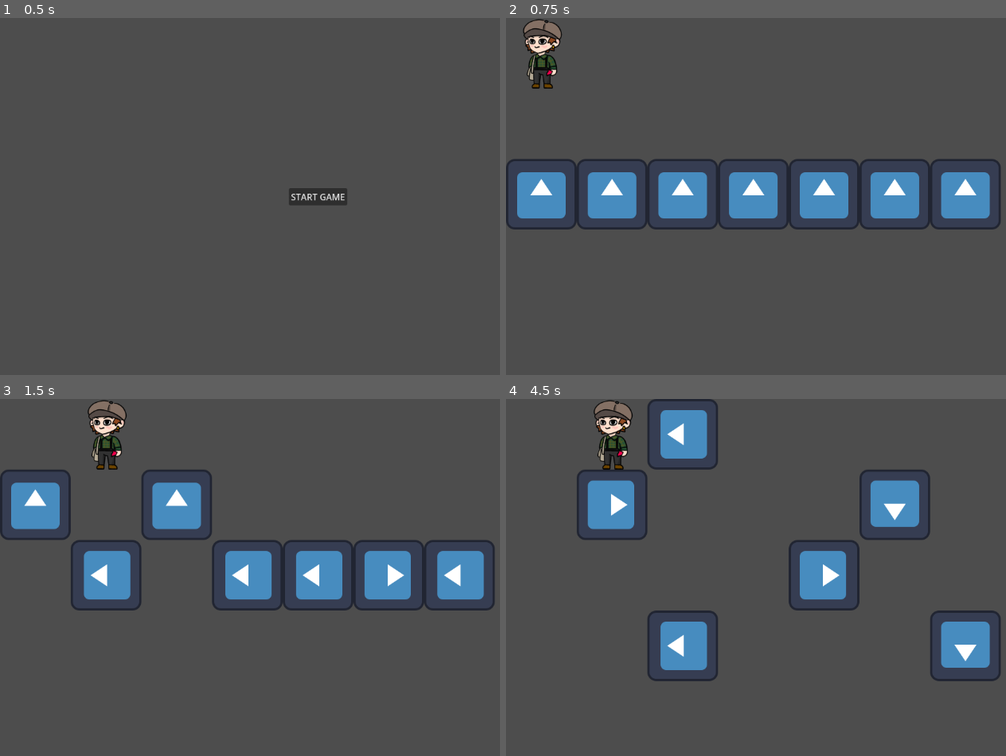
Above: before the commit, frames 1-4 (two rows, left to right).
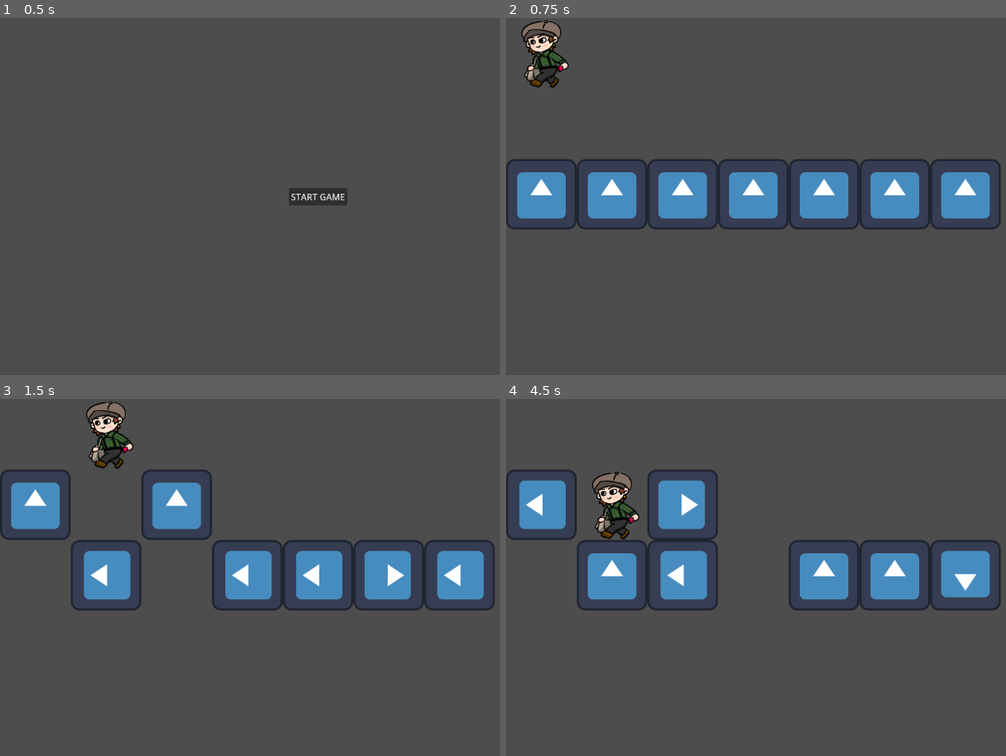
Above: after the commit, the same moments.

Repository: tmttm/2023NOVGAMEJAM
Game: Godot game, scene res://screen/start_scene.tscn
The game is run twice, just before and just after one commit, with the same random seed, the same clock (stepped at 60 frames per second) and the same inputs. The engine's default icon, where the game draws it, is replaced by a stand-in: a white triangle on a blue panel in a dark square.
Inputs:
- Up to frame 1 (0.5 s): no input
- Up to frame 2 (0.75 s): click "START GAME" at 0.5 s
- Up to frame 3 (1.5 s): tap Enter at 1.25 s; hold D (right) from 1.28 s (still down)
- Up to frame 4 (4.5 s): tap Space at 2, 3.5 s; release D (right) at 2.03 s; hold S (down) 2.03-2.78 s; tap Enter at 2.75, 4.25 s; hold D (right) 2.78-3.53 s; hold W (up) 3.53-4.28 s; hold A (left) from 4.28 s (still down)

Frame 1 is identical in both runs. In frame 2, 0.8% of the frame differs, in the area x 3-13%, y 0-20%; in frame 3, 0.8%; in frame 4, 19%, in the area x 0-99%, y 0-80%.

Commit message:
Implement infront recognition

Diff:
--- a/src/player/player.gd
+++ b/src/player/player.gd
@@ -1,35 +1,50 @@
 extends Sprite2D
 
 var is_turn = false;
+@onready var tile_map = $%PoliceManager
 
 func input_direction():
-	var dir = Vector2.ZERO
+	var dir = Vector2i.ZERO
 
 	if Input.is_action_just_pressed("up"):
-		dir = Vector2.UP
+		dir = Vector2i.UP
 	if Input.is_action_just_pressed("down"):
-		dir = Vector2.DOWN
+		dir = Vector2i.DOWN
 	if Input.is_action_just_pressed("left"):
-		dir = Vector2.LEFT
+		dir = Vector2i.LEFT
 	if Input.is_action_just_pressed("right"):
-		dir = Vector2.RIGHT
+		dir = Vector2i.RIGHT
 
 	return dir
 
 func player_turn():
 	var dir = input_direction()
-	if dir == Vector2.ZERO:
+	if dir == Vector2i.ZERO:
 		return
+	var cur_map_pos = get_map_position()
 
-	translate(dir * 128)
-	get_parent().emit_signal("next_state")
+	if not is_obstacle(cur_map_pos + dir):
+		translate(dir * 128)
+
+	_next_stage()
 
 func _process(delta):
 	if is_turn:
 		player_turn()
+
+func _next_stage():
+	get_parent().emit_signal("next_state")
+
 
 func _on_main_scene_onchange_state(state):
 	if state == Constant.STATE_PLAYER:
 		is_turn = true
 	else:
 		is_turn = false
+
+func get_map_position():
+	var map_pos = tile_map.local_to_map(self.position)
+	return map_pos
+
+func is_obstacle(pos: Vector2i):
+	return tile_map.is_occupied(pos)
--- a/src/police_officer/police_manager.gd
+++ b/src/police_officer/police_manager.gd
@@ -4,7 +4,7 @@
 
 const POLICE_LAYER = 0
 
-var player = null
+@onready var player = $%Player
 var polices = []
 
 var rng = RandomNumberGenerator.new()
@@ -30,11 +30,17 @@
 
 func recognize():
 	# TODO: is in light in player
+	for p in polices:
+		var player_pos = player.get_map_position()
+		var police_pos = p.get_front_pos(self)
+
+		if player_pos == police_pos:
+			_game_over()
+			break
 	_next_stage()
 
 func move_polices():
 	for p in polices:
-		# print(p)
 		var _max = 2 if not p.is_obstacle_in_front(self) else 1
 		var idx = rng.randi_range(0,_max)
 
@@ -62,5 +68,8 @@
 		polices.append(node)
 		tiles.append(local_to_map(node.position))
 
+func _game_over():
+	get_parent().emit_signal("gameend")
+
 func _next_stage():
 	get_parent().emit_signal("next_state")
--- a/src/screen/main_scene.gd
+++ b/src/screen/main_scene.gd
@@ -1,7 +1,8 @@
-extends Node2D
+extends Control
 
 signal onchange_state(state: int)
 signal next_state
+signal gameend
 
 var _state = Constant.STATE_INIT
 var game_end = false
@@ -43,3 +44,10 @@
 
 func _on_next_state():
 	_next_state()
+
+func _on_gameend():
+	game_end = true
+
+func _on_onchange_state(state):
+	if state == Constant.STATE_END:
+		pass
--- a/src/screen/main_scene.tscn
+++ b/src/screen/main_scene.tscn
@@ -1,10 +1,63 @@
-[gd_scene load_steps=8 format=3 uid="uid://b75ctomlqpu57"]
+[gd_scene load_steps=13 format=3 uid="uid://b75ctomlqpu57"]
 
 [ext_resource type="Script" path="res://screen/main_scene.gd" id="1_oyfnf"]
-[ext_resource type="Texture2D" uid="uid://bxe44wsmpcgkv" path="res://player/normalplayerfront.png" id="2_4ge32"]
 [ext_resource type="Script" path="res://player/player.gd" id="3_3e38x"]
 [ext_resource type="PackedScene" uid="uid://clwgcv0adx00p" path="res://police_officer/police_officer.tscn" id="3_6rrem"]
+[ext_resource type="Texture2D" uid="uid://kemq5qqf8oew" path="res://player/movingplayer.png" id="4_eoxko"]
+[ext_resource type="Texture2D" uid="uid://djtfr55ifv81o" path="res://player/normalplayerback.png" id="4_mga4e"]
 [ext_resource type="Script" path="res://police_officer/police_manager.gd" id="4_w02wh"]
+
+[sub_resource type="Animation" id="Animation_usqjc"]
+resource_name = "side"
+tracks/0/type = "value"
+tracks/0/imported = false
+tracks/0/enabled = true
+tracks/0/path = NodePath(".:texture")
+tracks/0/interp = 1
+tracks/0/loop_wrap = true
+tracks/0/keys = {
+"times": PackedFloat32Array(0),
+"transitions": PackedFloat32Array(1),
+"update": 1,
+"values": [ExtResource("4_mga4e")]
+}
+
+[sub_resource type="Animation" id="Animation_1ju2f"]
+resource_name = "back"
+tracks/0/type = "value"
+tracks/0/imported = false
+tracks/0/enabled = true
+tracks/0/path = NodePath(".:texture")
+tracks/0/interp = 1
+tracks/0/loop_wrap = true
+tracks/0/keys = {
+"times": PackedFloat32Array(0),
+"transitions": PackedFloat32Array(1),
+"update": 1,
+"values": [ExtResource("4_mga4e")]
+}
+
+[sub_resource type="Animation" id="Animation_2eqex"]
+resource_name = "walking"
+tracks/0/type = "value"
+tracks/0/imported = false
+tracks/0/enabled = true
+tracks/0/path = NodePath(".:texture")
+tracks/0/interp = 1
+tracks/0/loop_wrap = true
+tracks/0/keys = {
+"times": PackedFloat32Array(0),
+"transitions": PackedFloat32Array(1),
+"update": 1,
+"values": [ExtResource("4_eoxko")]
+}
+
+[sub_resource type="AnimationLibrary" id="AnimationLibrary_vmv6l"]
+_data = {
+"back": SubResource("Animation_1ju2f"),
+"side": SubResource("Animation_usqjc"),
+"walking": SubResource("Animation_2eqex")
+}
 
 [sub_resource type="TileSetScenesCollectionSource" id="TileSetScenesCollectionSource_ypjj2"]
 scenes/1/scene = ExtResource("3_6rrem")
@@ -13,22 +66,37 @@
 tile_size = Vector2i(128, 128)
 sources/1 = SubResource("TileSetScenesCollectionSource_ypjj2")
 
-[node name="MainScene" type="Node2D"]
+[node name="MainScene" type="Control"]
+layout_mode = 3
+anchors_preset = 15
+anchor_right = 1.0
+anchor_bottom = 1.0
+grow_horizontal = 2
+grow_vertical = 2
 script = ExtResource("1_oyfnf")
 
 [node name="Player" type="Sprite2D" parent="."]
+unique_name_in_owner = true
 position = Vector2(64, 64)
-texture = ExtResource("2_4ge32")
+texture = ExtResource("4_eoxko")
 script = ExtResource("3_3e38x")
 
+[node name="AnimationPlayer" type="AnimationPlayer" parent="Player"]
+libraries = {
+"": SubResource("AnimationLibrary_vmv6l")
+}
+
 [node name="PoliceManager" type="TileMap" parent="."]
+unique_name_in_owner = true
 tile_set = SubResource("TileSet_25srq")
 format = 2
 layer_0/name = "Police"
 layer_0/tile_data = PackedInt32Array(131072, 1, 65536, 131073, 1, 65536, 131074, 1, 65536, 131075, 1, 65536, 131076, 1, 65536, 131077, 1, 65536, 131078, 1, 65536)
 script = ExtResource("4_w02wh")
 
+[connection signal="gameend" from="." to="." method="_on_gameend"]
 [connection signal="next_state" from="." to="." method="_on_next_state"]
 [connection signal="onchange_state" from="." to="Player" method="_on_main_scene_onchange_state"]
 [connection signal="onchange_state" from="." to="PoliceManager" method="_on_main_scene_onchange_state"]
+[connection signal="onchange_state" from="." to="." method="_on_onchange_state"]
 [connection signal="child_entered_tree" from="PoliceManager" to="PoliceManager" method="_on_child_entered_tree"]
